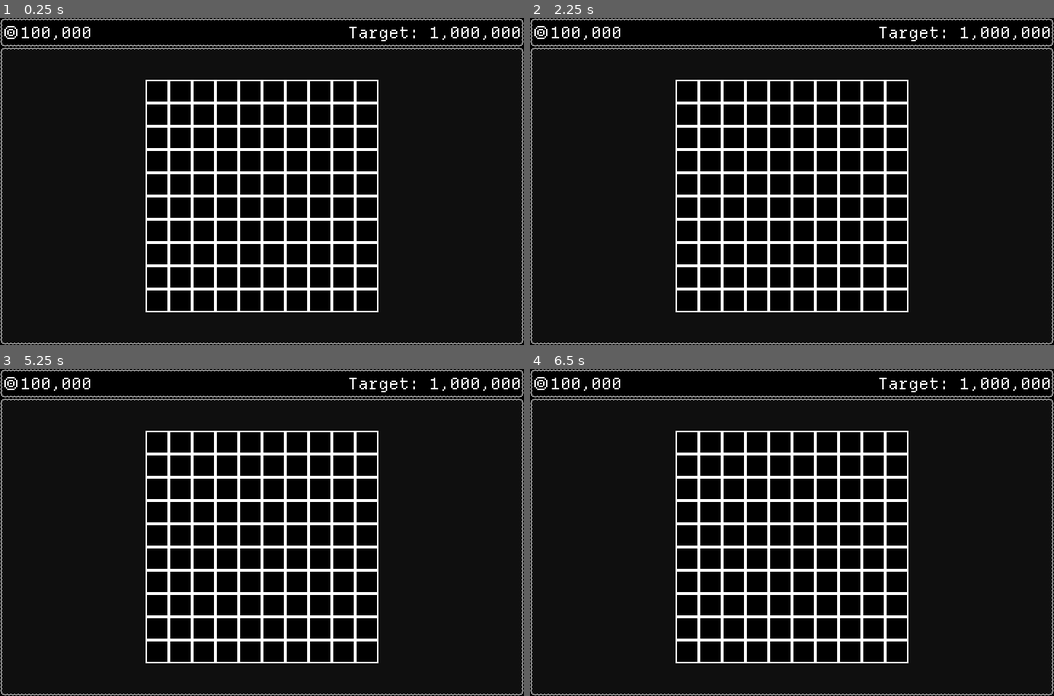
Above: before the commit, frames 1-4 (two rows, left to right).
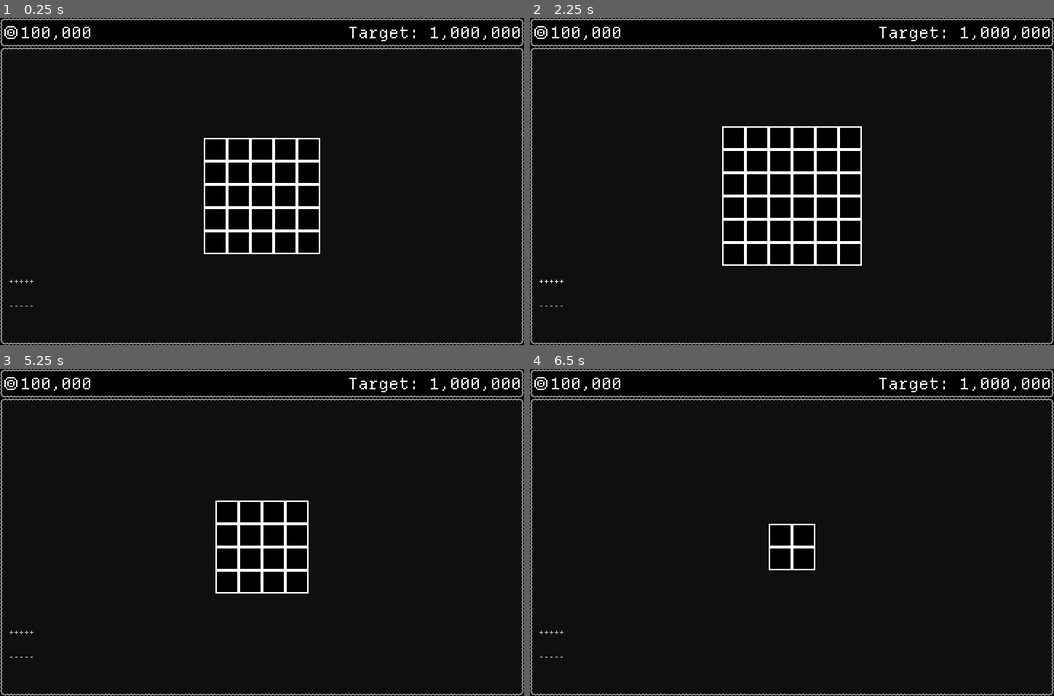
Above: after the commit, the same moments.

Repository: GemDust0/TooBigToFail
Game: Godot game, scene res://Scenes/CorporateSim.tscn
Same seed, same stepped clock (60 frames per second), same inputs: the game is played once before the commit and once after it. This scene is started directly instead of the project's main scene.
Inputs (mouse positions are in pixels of both pictures, inside the frame that each line leads up to):
- Up to frame 1 (0.25 s): no input
- Up to frame 2 (2.25 s): click (550, 279) at 0.5 s, where only the run after the commit has a clickable "+++++"; click (550, 305) at 1.25 s, where only the run after the commit has a clickable "-----"; click (550, 279) at 2 s, where only the run after the commit has a clickable "+++++"
- Up to frame 3 (5.25 s): click (20, 656) at 2.75 s, where only the run after the commit has a clickable "-----"; click (20, 630) at 3.5 s, where only the run after the commit has a clickable "+++++"; click (20, 656) at 4.25 s, where only the run after the commit has a clickable "-----"; tap Enter (enter) at 5 s; hold Enter (enter) from 5.03 s (still down)
- Up to frame 4 (6.5 s): tap Space at 5.75 s; release Enter (enter) at 5.78 s; tap Enter (enter) at 5.85 s

The runs differ from the first frame. In frame 1, 8.8% of the frame differs, in the area x 1-73%, y 18-90%; in frame 2, 4.8%; in frame 3, 6.2%; in frame 4, 7.1%.

Commit message:
EmployeeGrid

Diff:
--- a/Scenes/CorporateSim.tscn
+++ b/Scenes/CorporateSim.tscn
@@ -4,6 +4,7 @@
 [ext_resource type="Script" uid="uid://f4dulwdnwwyp" path="res://Scripts/CorporateSim.gd" id="1_v5m7x"]
 [ext_resource type="PackedScene" uid="uid://cvd24fy5waelu" path="res://Scenes/EmployeeContainer.tscn" id="2_d0200"]
 [ext_resource type="Texture2D" uid="uid://3nddv675u4w4" path="res://Assets/MoneySymbol.png" id="2_v5m7x"]
+[ext_resource type="Script" uid="uid://002rt6b87p7y" path="res://Scripts/EmployeeGrid.gd" id="5_4d44h"]
 
 [node name="CorporateSim" type="Node" unique_id=1056640650]
 script = ExtResource("1_v5m7x")
@@ -62,3 +63,22 @@
 theme_override_constants/h_separation = 0
 theme_override_constants/v_separation = 0
 columns = 10
+script = ExtResource("5_4d44h")
+employeeContainerScene = ExtResource("2_d0200")
+
+[node name="Button" type="Button" parent="." unique_id=1730713543]
+offset_left = 10.0
+offset_top = 342.0
+offset_right = 50.0
+offset_bottom = 382.0
+text = "+++++"
+
+[node name="Button2" type="Button" parent="." unique_id=92158306]
+offset_left = 10.0
+offset_top = 376.0
+offset_right = 50.0
+offset_bottom = 416.0
+text = "-----"
+
+[connection signal="pressed" from="Button" to="." method="_on_button_pressed"]
+[connection signal="pressed" from="Button2" to="." method="_on_button_2_pressed"]
--- a/Scenes/EmployeeContainer.tscn
+++ b/Scenes/EmployeeContainer.tscn
@@ -1,8 +1,10 @@
 [gd_scene format=3 uid="uid://cvd24fy5waelu"]
 
 [ext_resource type="Texture2D" uid="uid://df0tayij1yhhi" path="res://Assets/EmployeeContainer.png" id="1_8cnn1"]
+[ext_resource type="Script" uid="uid://vnuf6fuqdxd5" path="res://Scripts/EmployeeContainer.gd" id="2_nrb43"]
 
 [node name="EmployeeContainer" type="TextureRect" unique_id=127589662]
 offset_right = 32.0
 offset_bottom = 32.0
 texture = ExtResource("1_8cnn1")
+script = ExtResource("2_nrb43")
--- a/Scripts/CorporateSim.gd
+++ b/Scripts/CorporateSim.gd
@@ -3,8 +3,13 @@
 @export var employeeContainer: PackedScene
 
 var gridSize: int = 10
-@onready var employeeGrid: GridContainer = $PanelContainer/EmployeeGrid
+@onready var employeeGrid: EmployeeGrid = $PanelContainer/EmployeeGrid
 
 func _ready() -> void:
-	for i: int in range(gridSize * gridSize):
-		employeeGrid.add_child(employeeContainer.instantiate())
+	employeeGrid.create_grid(5)
+
+func _on_button_pressed() -> void:
+	employeeGrid.increase_grid_size(1)
+
+func _on_button_2_pressed() -> void:
+	employeeGrid.decrease_grid_size(1)
--- /dev/null
+++ b/Scripts/EmployeeContainer.gd
@@ -0,0 +1 @@
+class_name EmployeeContainer extends TextureRect
--- /dev/null
+++ b/Scripts/EmployeeGrid.gd
@@ -0,0 +1,33 @@
+class_name EmployeeGrid extends GridContainer
+
+@export var employeeContainerScene: PackedScene
+
+func create_grid(grid_size: int) -> void:
+	columns = grid_size
+	for i: int in range(grid_size * grid_size):
+		var container: EmployeeContainer = employeeContainerScene.instantiate()
+		add_child(container)
+
+func increase_grid_size(amount: int) -> void:
+	for row: int in range(amount):
+		for col: int in range(amount + columns):
+			var container: EmployeeContainer = employeeContainerScene.instantiate()
+			add_child(container)
+	for row: int in range(columns-1, -1, -1):
+		for col: int in range(amount):
+			var container: EmployeeContainer = employeeContainerScene.instantiate()
+			insert_child(container, row*columns+(columns-col))
+	columns += amount
+
+func decrease_grid_size(amount: int) -> void:
+	var grid: Array[Node] = get_children()
+	for row: int in range(columns):
+		for col: int in range(amount):
+			grid[row*columns+(columns - col - 1)].queue_free()
+	for i: int in range((columns - amount) * columns, columns*columns):
+		grid[i].queue_free()
+	columns -= amount
+
+func insert_child(child: Node, index: int) -> void:
+	add_child(child)
+	move_child(child, index)
Not shown, added: Scripts/EmployeeContainer.gd.uid
Not shown, added: Scripts/EmployeeGrid.gd.uid
